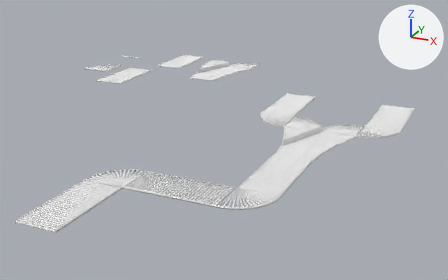
One commit to the Blender file docs/references/devices.blend: the scene before it, then after it.
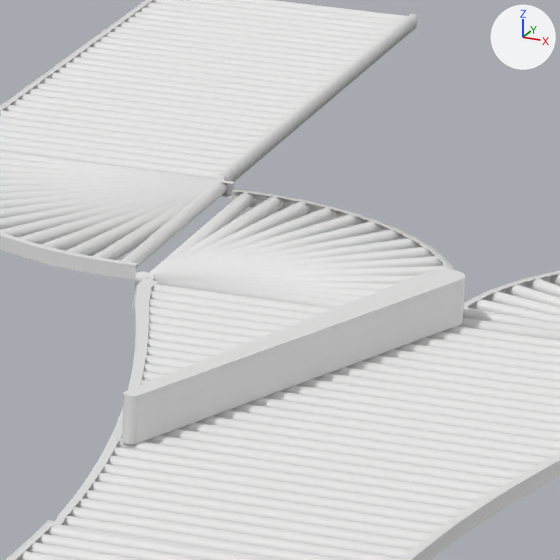
The first picture shows the older version from a camera (50 mm lens) standing at (9.1, -15.84, 5.64) and looking at (1.63, 0.36, -0.73). The close-ups show both versions on the part from 60% to 74% of the width and 34% to 57% of the height of that picture; other places that the commit changed are outside them. Every picture has the same lights, and +X, +Y and +Z are marked at upper right.

The first close-up shows 'Curved Segment.002', 'Separator.001', 'Straight Segment.003', 'Straight Segment.006'.
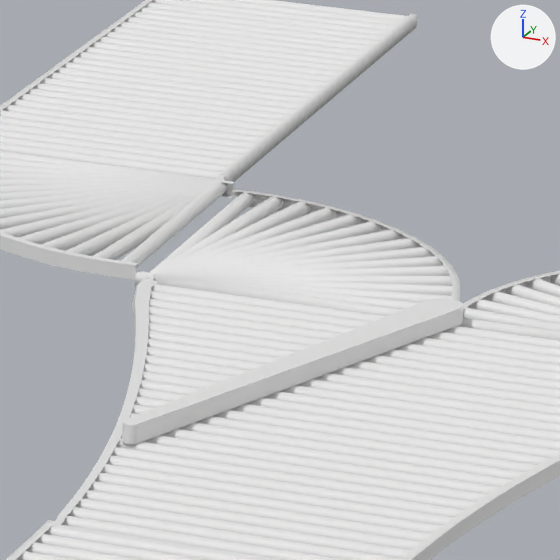
Boxes (x1, y1, x2, y2) around the edits, measured in the close-ups (560 x 560 px; the box of a moved part takes in the faces that stretch with it):
```json
{"part": 1, "of": "me_circle", "change": "moved or reshaped", "before": [122, 269, 465, 444], "after": [122, 298, 463, 444]}
```

The change, as JSON lines over the scene's bpy script:
```json
{"block": "me_circle", "where": "me_circle.from_pydata(...)  # 5074 vertices, 2662 faces; spans x -21.8..23.0, y -37.2..21.8, z -0.8..2.5"}
{"block": "me_circle", "where": "# used by ob_separator_001; location = (4.599, 0.261, 0.0); rotation_euler = (0.0, 0.0, -0.344), in degrees (0, 0, -20); scale = (0.0615, 0.0615, 0.0615)"}
{"block": "me_circle", "change": "me_circle part 1: all 32 vertices in x -1.0..1.0, y -25.8..1.0, z 2.5 are moved by (0.0, 0.0, -1.5)"}
```
